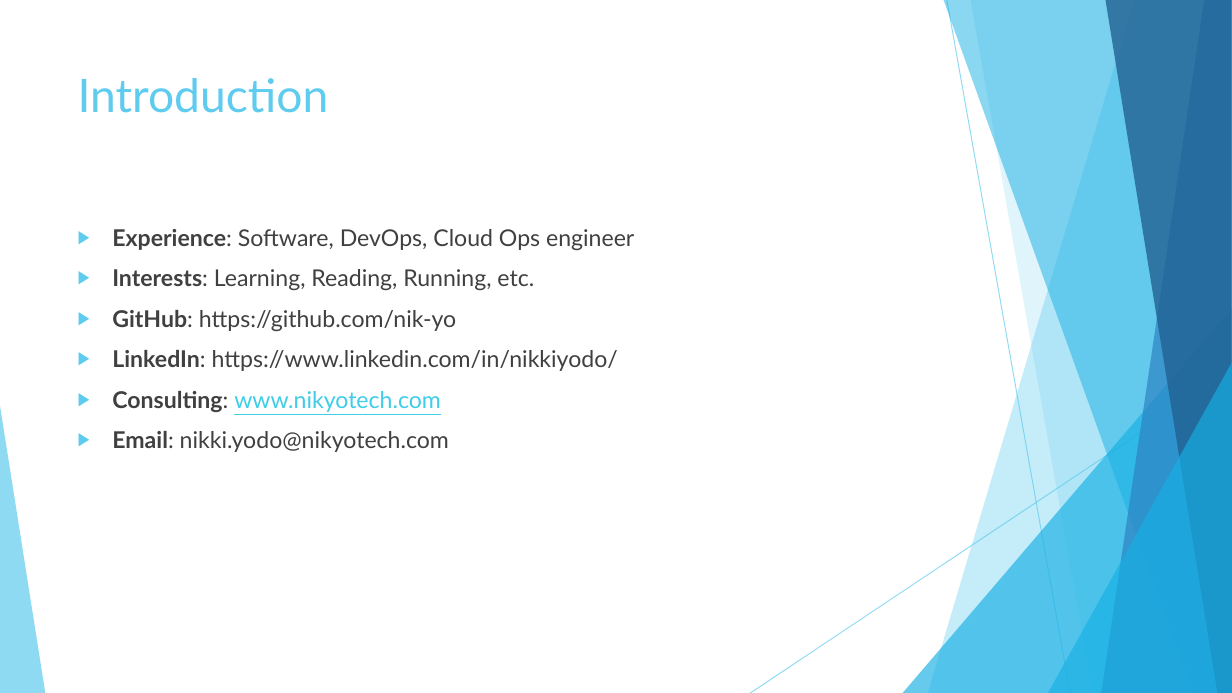
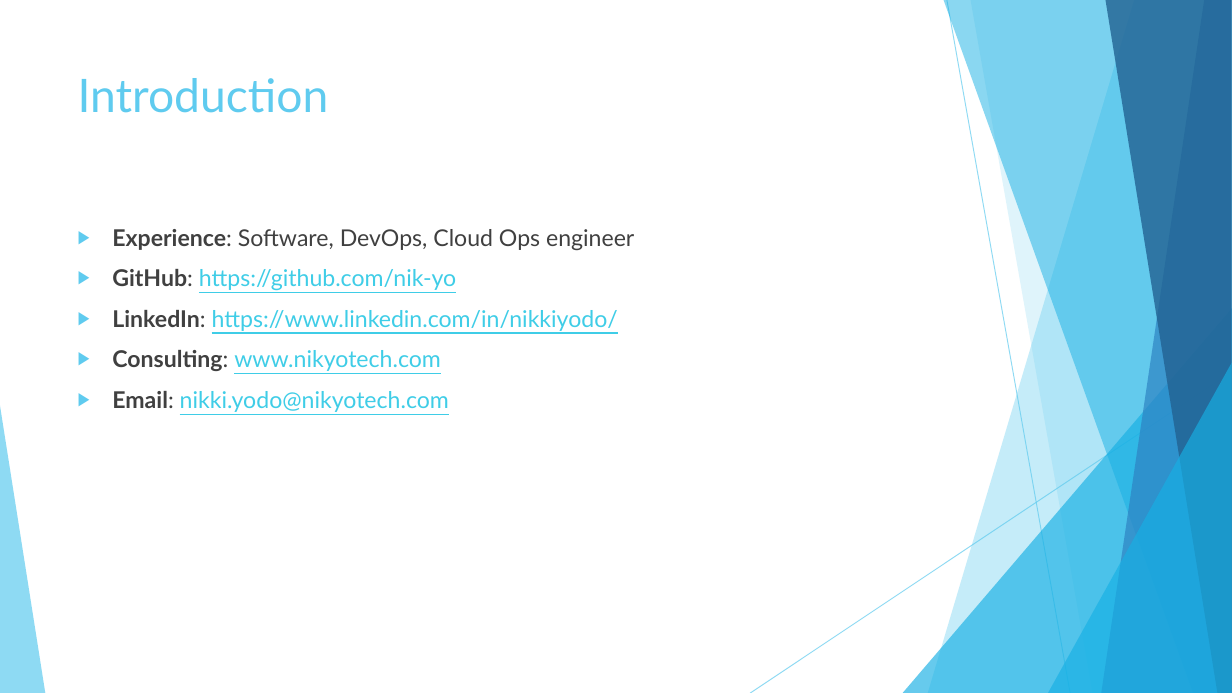
Before and after one commit to nik-yo/PennyWebHosting, a slide deck: slide 2 of slides/Penny Web Hosting in AWS.pptx. Drawn at 1232x693 pixels with LibreOffice and Linux fonts; fonts in the diff are those of the drawing. Boxes give left, top, right and bottom in pixels: in the first picture for what was removed or moved away, otherwise in the second. Text is boxed around its words. In the diff, an @@ line names an element or a change of style, - is before the commit and + after.

```diff
--- a/slides/Penny Web Hosting in AWS.pptx
+++ b/slides/Penny Web Hosting in AWS.pptx
@@ text at <box>112,269,534,290</box>: paragraph removed @@
-▶ Interests: Learning, Reading, Running, etc.
@@ text at <box>112,269,618,412</box>: text colour #404040 to #3FCDE7, underline on in "https://github.com/nik-yo", "https://www.linkedin.com/in/nikkiyodo/", "nikki.yodo@nikyotech.com" @@
```
Also in this commit, not shown: 3 other slides changed, 1 slide added, 1 other file.
